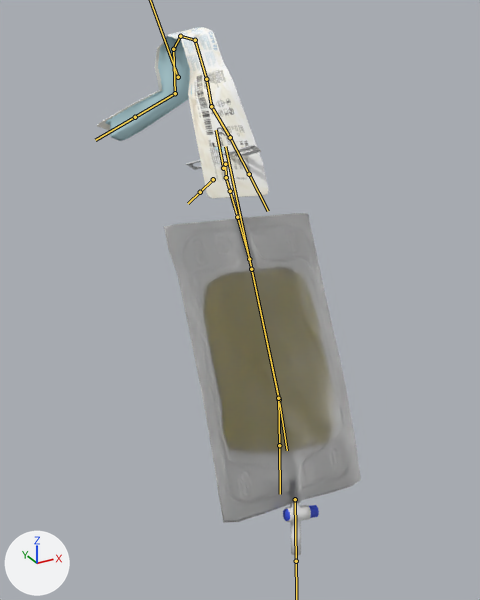
The FBX model care-up/Assets/Resources_moved/Models/catheter_Supertubular.fbx, before and after one commit.
Rendered twice from a camera (50 mm lens) standing at (-0.312, -0.915, 0.16) and looking at (-0.02, -0.382, -0.106). Arrows for +X, +Y and +Z are at lower left; the lights stay in place. Both versions are drawn at frame 1495 of the action 'catArm|catheter_Onpatient_Supertubular_SQ1_L_Lib.003'; the numbers are the values there. The bones that bend it are drawn over the model as lines.

Names of what the first picture shows: 'CathClipClosed', 'CathClipOpened', 'catCover', 'catInnerTop.002', 'catOuter', 'catheter_bag'.
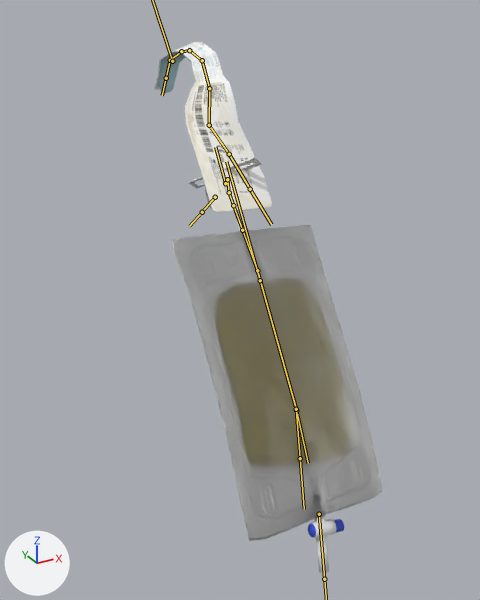
Boxes [x1, y1, x2, y2] around the edits, measured in the pictures (480 x 600 px):
```json
{"object": "catheter_bag", "change": "posed", "before": [164, 197, 361, 555], "after": [171, 211, 383, 573], "on screen": "8% wider"}
{"object": "catCover", "change": "posed", "before": [97, 27, 268, 198], "after": [155, 42, 272, 212], "on screen": "31% narrower"}
{"object": "catOuter", "change": "posed", "before": [105, 36, 213, 141], "after": [157, 44, 212, 209]}
{"object": "CathClipClosed", "change": "posed", "before": [222, 144, 261, 156], "after": [224, 157, 262, 170]}
{"object": "CathClipOpened", "change": "posed", "before": [186, 151, 233, 170], "after": [188, 166, 233, 189], "on screen": "20% taller"}
{"bone": "start", "before": "(223, 168) to (216, 130)", "after": "(225, 183) to (215, 147)"}
{"bone": "b.000", "before": "(211, 106) to (206, 79)", "after": "(209, 125) to (209, 88)"}
{"bone": "b.001", "before": "(206, 79) to (195, 40)", "after": "(209, 88) to (202, 60)"}
{"bone": "b.002", "before": "(195, 40) to (180, 36)", "after": "(202, 60) to (189, 50)"}
{"bone": "b.003", "before": "(180, 36) to (173, 49)", "after": "(189, 50) to (181, 51)"}
{"bone": "b.004", "before": "(173, 49) to (175, 93)", "after": "(181, 51) to (170, 60)"}
{"bone": "end", "before": "(175, 93) to (135, 117)", "after": "(170, 60) to (166, 78)"}
{"bone": "b_tube0.001", "before": "(226, 177) to (230, 191)", "after": "(229, 192) to (233, 205)"}
{"bone": "b_tube2", "before": "(237, 217) to (249, 259)", "after": "(242, 230) to (257, 270)"}
```

Edits to the scene script, one JSON object a line:
```json
{"block": "bone_start", "where": "bone_start = bpy.data.objects['catArm'].pose.bones['start']"}
{"op": "set", "path": "bone_start.location", "old": "(0.01, 0.331, 0.015)", "new": "(0.01, 0.336, 0.001)"}
{"op": "set", "path": "bone_start.rotation_quaternion", "old": "(0.472, 0.88, -0.043, 0.012)", "new": "(0.426, 0.904, -0.023, 0.017)", "note": "degrees (124, -4, -4) -> degrees (130, -3, -2)"}
{"block": "bone_b_000", "where": "bone_b_000 = bpy.data.objects['catArm'].pose.bones['b.000']  # child of 'start'"}
{"op": "set", "path": "bone_b_000.rotation_quaternion", "old": "(0.929, 0.015, -0.365, -0.052)", "new": "(0.891, 0.132, -0.409, 0.147)", "note": "degrees (5, -43, -8) -> degrees (10, -50, 14)"}
{"op": "set", "path": "bone_b_000.scale", "old": "(0.71, 0.71, 0.71)", "new": "(0.82, 0.82, 0.82)"}
{"block": "bone_b_001", "where": "bone_b_001 = bpy.data.objects['catArm'].pose.bones['b.001']  # child of 'b.000'"}
{"op": "set", "path": "bone_b_001.rotation_quaternion", "old": "(0.976, -0.055, 0.211, 0.017)", "new": "(0.949, -0.162, 0.185, -0.197)", "note": "degrees (-6, 24, 1) -> degrees (-23, 17, -27)"}
{"op": "set", "path": "bone_b_001.scale", "old": "(0.75, 0.75, 0.75)", "new": "(0.52, 0.52, 0.52)"}
{"block": "bone_b_002", "where": "bone_b_002 = bpy.data.objects['catArm'].pose.bones['b.002']  # child of 'b.001'"}
{"op": "set", "path": "bone_b_002.rotation_quaternion", "old": "(0.924, -0.148, 0.037, -0.351)", "new": "(0.97, -0.188, 0.042, -0.145)", "note": "degrees (-17, -2, -41) -> degrees (-22, 2, -17)"}
{"op": "set", "path": "bone_b_002.scale", "old": "(0.83, 0.8, 1.05)", "new": "(0.82, 0.8, 0.96)"}
{"block": "bone_b_003", "where": "bone_b_003 = bpy.data.objects['catArm'].pose.bones['b.003']  # child of 'b.002'"}
{"op": "set", "path": "bone_b_003.rotation_quaternion", "old": "(0.899, -0.122, 0.053, -0.417)", "new": "(0.978, -0.111, 0.028, -0.173)", "note": "degrees (-15, 0, -50) -> degrees (-13, 1, -20)"}
{"op": "set", "path": "bone_b_003.scale", "old": "(1.01, 0.46, 1.0)", "new": "(1.0, 0.46, 1.0)"}
{"block": "bone_b_004", "where": "bone_b_004 = bpy.data.objects['catArm'].pose.bones['b.004']  # child of 'b.003'"}
{"op": "set", "path": "bone_b_004.rotation_quaternion", "old": "(0.92, -0.08, 0.05, -0.38)", "new": "(0.995, -0.046, 0.019, -0.081)", "note": "degrees (-11, 2, -45) -> degrees (-5, 2, -9)"}
{"op": "set", "path": "bone_b_004.scale", "old": "(1.01, 1.71, 1.47)", "new": "(0.95, 1.5, 1.29)"}
{"block": "bone_end", "where": "bone_end = bpy.data.objects['catArm'].pose.bones['end']  # child of 'b.004'"}
{"op": "set", "path": "bone_end.rotation_quaternion", "old": "(-0.867, 0.238, -0.098, -0.426)", "new": "(-0.933, -0.033, -0.146, 0.327)", "note": "degrees (-21, 22, 48) -> degrees (-2, 17, -39)"}
{"op": "set", "path": "bone_end.scale", "old": "(1.28, 2.09, 0.58)", "new": "(1.9, 1.21, 0.69)"}
{"block": "bone_b_tube0_001", "where": "bone_b_tube0_001 = bpy.data.objects['catArm'].pose.bones['b_tube0.001']  # child of 'b_tube0'"}
{"op": "set", "path": "bone_b_tube0_001.rotation_quaternion", "old": "(0.991, -0.023, 0.079, -0.102)", "new": "(0.993, -0.016, 0.065, -0.095)", "note": "degrees (-4, 9, -12) -> degrees (-3, 7, -11)"}
{"block": "bone_b_tube2", "where": "bone_b_tube2 = bpy.data.objects['catArm'].pose.bones['b_tube2']  # child of 'b_tube1'"}
{"op": "set", "path": "bone_b_tube2.rotation_quaternion", "old": "(0.979, 0.024, -0.201, -0.003)", "new": "(0.979, 0.026, -0.201, -0.009)", "note": "degrees (3, -23, -1) -> degrees (3, -23, -2)"}
```
